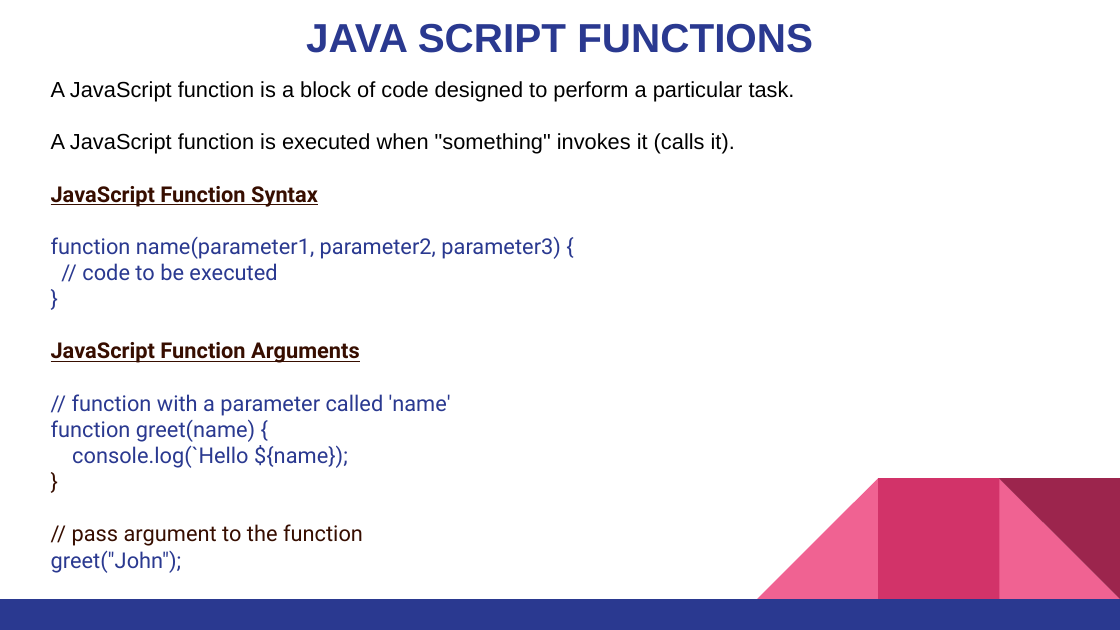
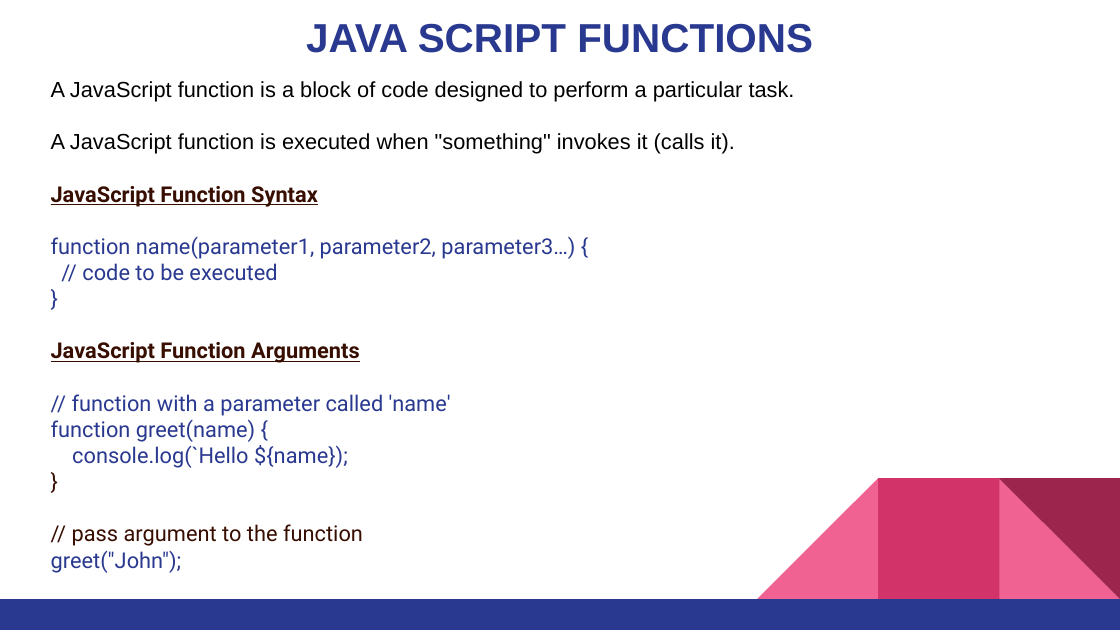
Before and after one commit to pnytrainingrepo/Webdevelopment, a slide deck: slide 2 of JavaScript-Functions.pptx. Drawn at 1120x630 pixels with LibreOffice and Linux fonts; fonts in the diff are those of the drawing. Boxes give left, top, right and bottom in pixels: in the first picture for what was removed or moved away, otherwise in the second. Text is boxed around its words. In the diff, an @@ line names an element or a change of style, - is before the commit and + after.

```diff
--- a/JavaScript-Functions.pptx
+++ b/JavaScript-Functions.pptx
@@ text at [51, 237, 575, 259]: text changed @@
-function name(parameter1, parameter2, parameter3) {
+function name(parameter1, parameter2, parameter3…) {
```
Also in this commit, not shown: 6 slides added, 10 other files.
